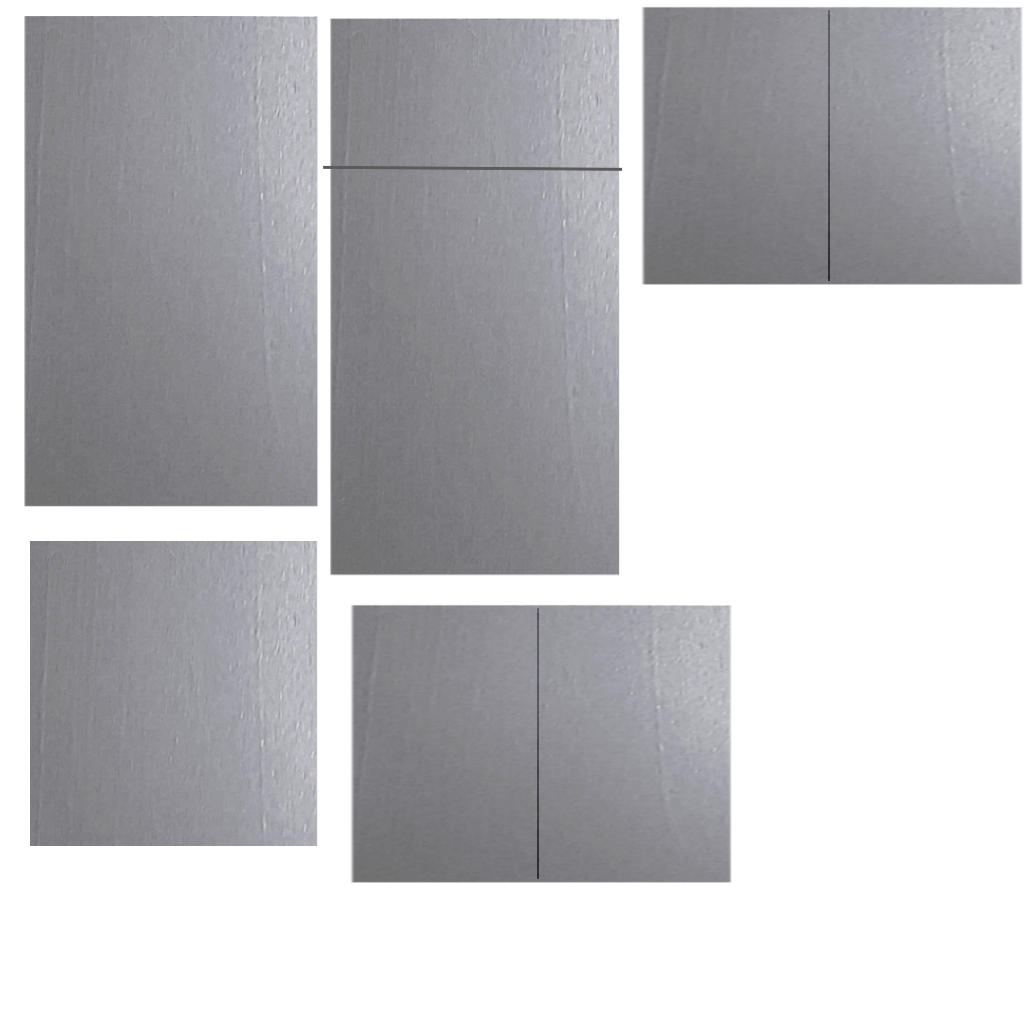
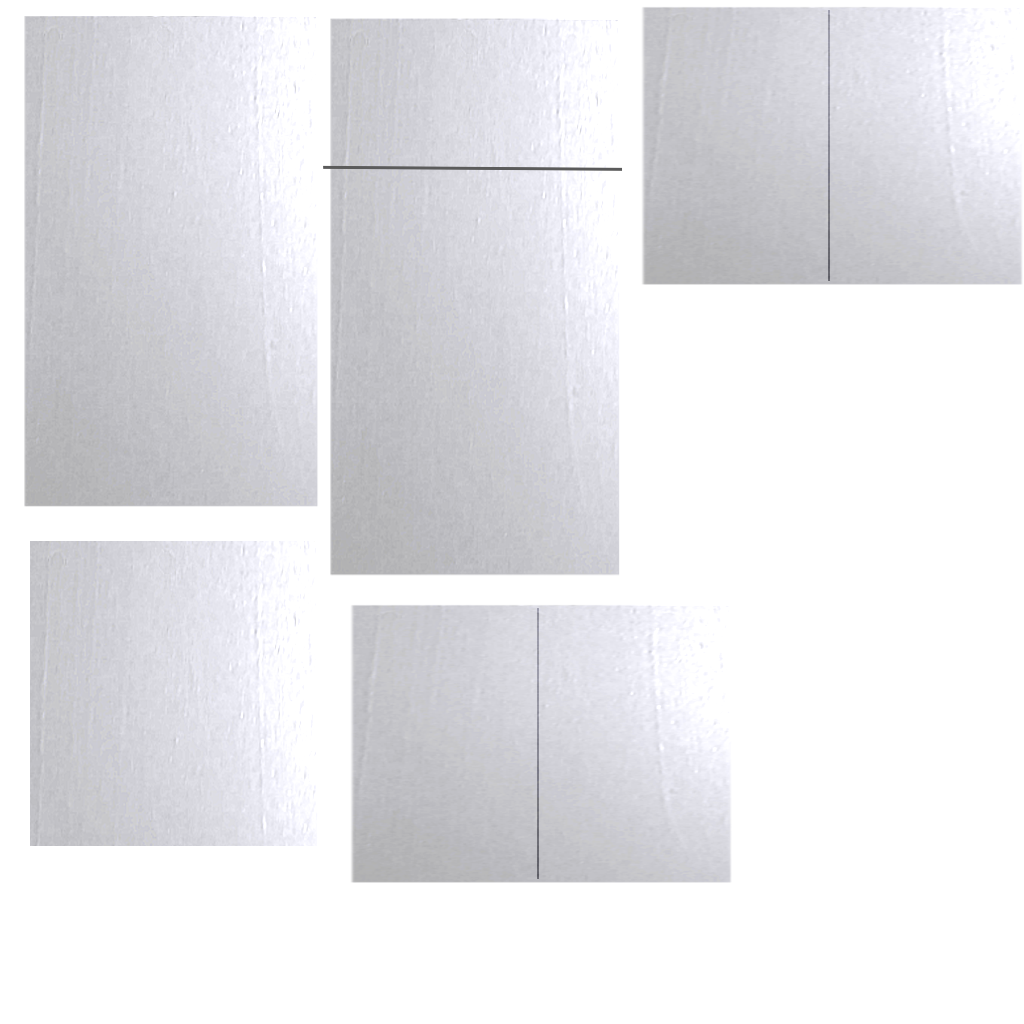
Layer changes from the first 1024 x 1024 image to the second:
painted on "Pasted Layer #4" over left=641, top=6, right=1023, bottom=285
painted on "Pasted Layer #3" over left=350, top=604, right=732, bottom=883
painted on "Pasted Layer #2" over left=30, top=541, right=318, bottom=846
painted on "Pasted Layer #1" over left=330, top=18, right=620, bottom=576
painted on "Pasted Layer" over left=24, top=16, right=318, bottom=507
